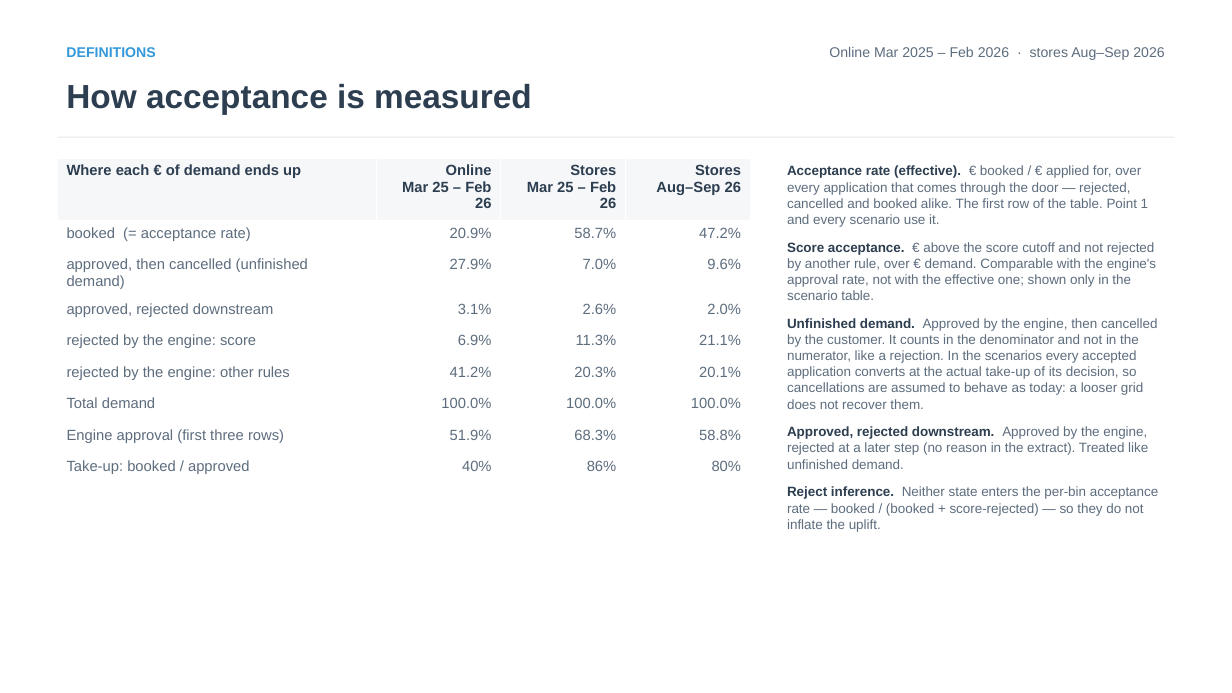
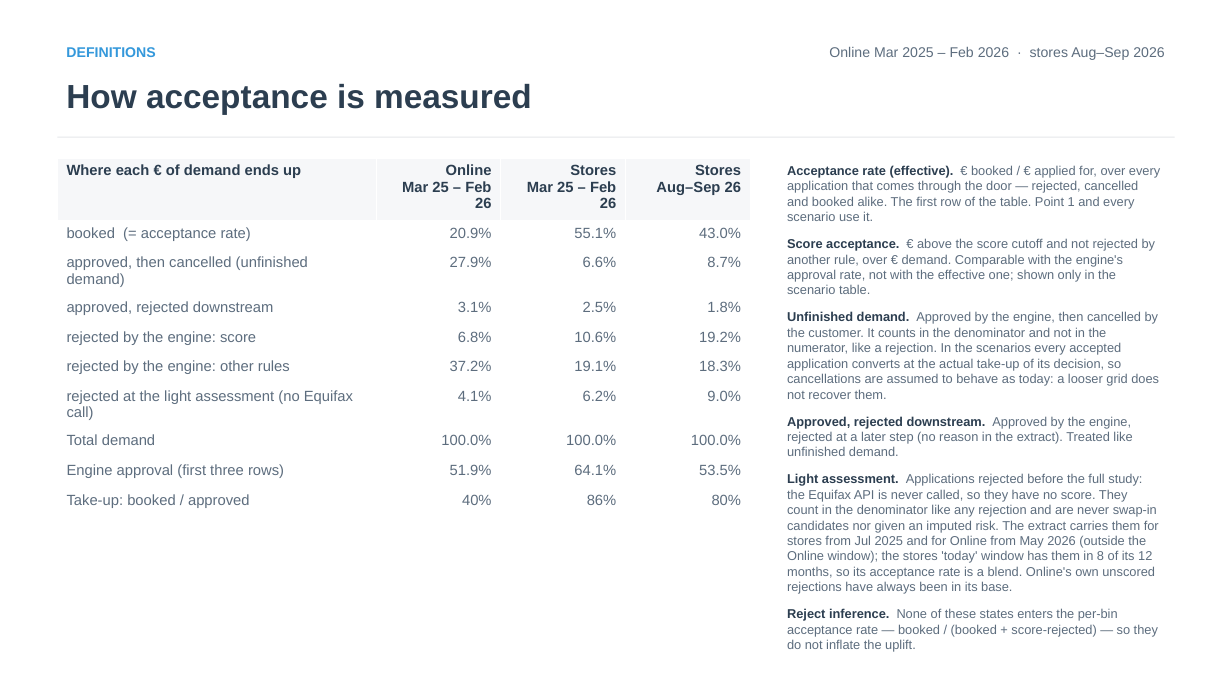
Before and after one commit to iocariz/scoring_tools, a slide deck: slide 3 of output/apple_deck/Apple_EFX_Study.pptx. Drawn at 1232x693 pixels with LibreOffice and Linux fonts; fonts in the diff are those of the drawing. Boxes give left, top, right and bottom in pixels: in the first picture for what was removed or moved away, otherwise in the second. Text is boxed around its words. In the diff, an @@ line names an element or a change of style, - is before the commit and + after.

```diff
--- a/output/apple_deck/Apple_EFX_Study.pptx
+++ b/output/apple_deck/Apple_EFX_Study.pptx
@@ table at box(57, 158, 750, 512) @@
-row 2: booked (= acceptance rate) | 20.9% | 58.7% | 47.2%
-row 3: approved, then cancelled (unfinished demand) | 27.9% | 7.0% | 9.6%
-row 4: approved, rejected downstream | 3.1% | 2.6% | 2.0%
-row 5: rejected by the engine: score | 6.9% | 11.3% | 21.1%
-row 6: rejected by the engine: other rules | 41.2% | 20.3% | 20.1%
+row 2: booked (= acceptance rate) | 20.9% | 55.1% | 43.0%
+row 3: approved, then cancelled (unfinished demand) | 27.9% | 6.6% | 8.7%
+row 4: approved, rejected downstream | 3.1% | 2.5% | 1.8%
+row 5: rejected by the engine: score | 6.8% | 10.6% | 19.2%
+row 6: rejected by the engine: other rules | 37.2% | 19.1% | 18.3%
+row 7: rejected at the light assessment (no Equifax call) | 4.1% | 6.2% | 9.0%
-row 9, column 3: 68.3%
+row 9, column 3: 64.1%
-row 9, column 4: 58.8%
+row 9, column 4: 53.5%
@@ text at box(787, 165, 1160, 456): size 10.5 to 10 pt in "Acceptance rate (effective). € booked / € ...", "Score acceptance. € above the score cutoff ...", "Unfinished demand. Approved by the engine, then ...", "Approved, rejected downstream. Approved by the engine, ..." @@
@@ text at box(787, 473, 1159, 652): text changed; size 10.5 to 10 pt @@
-Reject inference. Neither state enters the per-bin acceptance rate — booked / (booked + score-rejected) — so they do not inflate the uplift.
+Light assessment. Applications rejected before the full study: the Equifax API is never called, so they have no score. They count in the denominator like any rejection and are never swap-in candidates nor given an imputed risk. The extract carries them for stores from Jul 2025 and for Online from May 2026 (outside the Online window); the stores 'today' window has them in 8 of its 12 months, so its acceptance rate is a blend. Online's own unscored rejections have always been in its base.
+Reject inference. None of these states enters the per-bin acceptance rate — booked / (booked + score-rejected) — so they do not inflate the uplift.
```
Also in this commit, not shown: 11 other slides changed, 6 other files.
